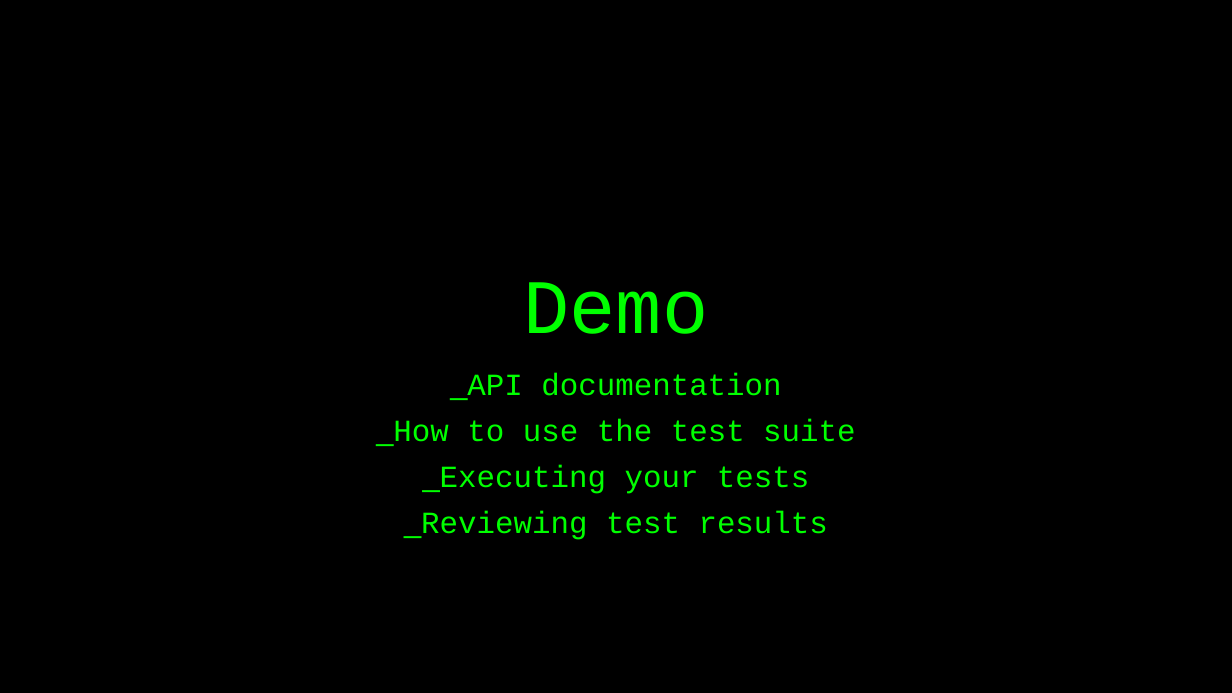
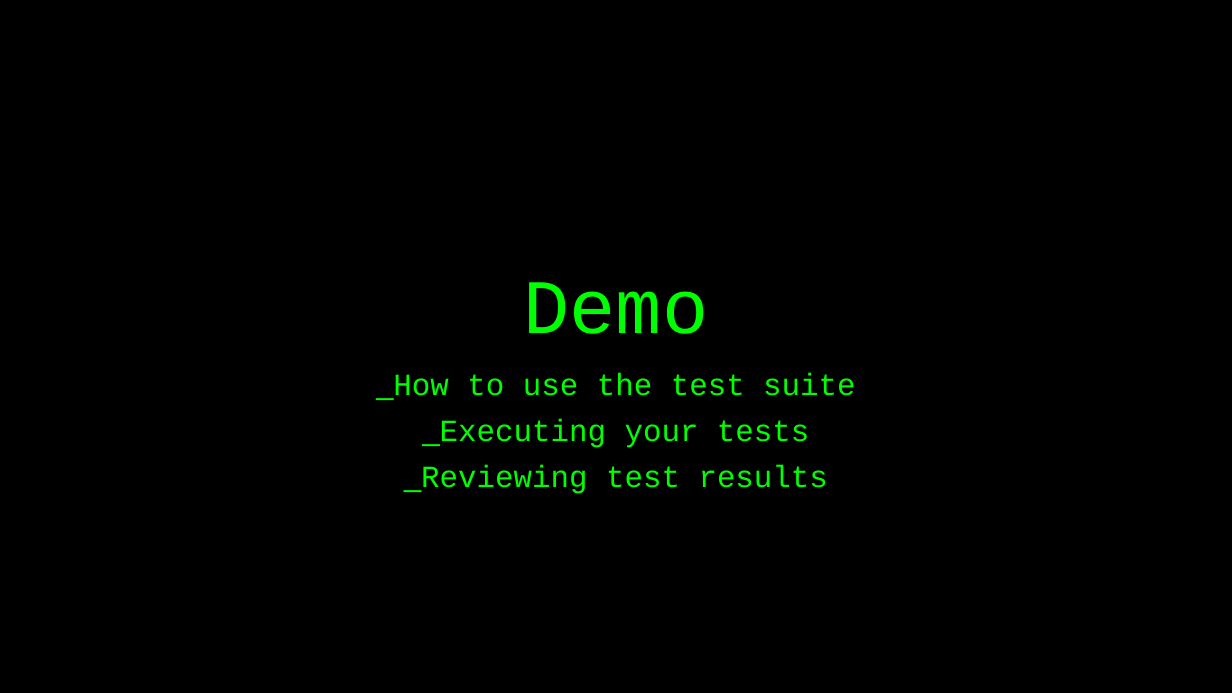
Before and after one commit to basdijkstra/rest-assured-workshop, a slide deck: slide 37 of RestAssuredWorkshop.pptx (slide 38 before the commit). Drawn at 1232x693 pixels with LibreOffice and Linux fonts; fonts in the diff are those of the drawing. Boxes give left, top, right and bottom in pixels: in the first picture for what was removed or moved away, otherwise in the second. Text is boxed around its words. In the diff, an @@ line names an element or a change of style, - is before the commit and + after.

```diff
--- a/RestAssuredWorkshop.pptx
+++ b/RestAssuredWorkshop.pptx
@@ subtitle at (x1=467, y1=373, x2=781, y2=400): paragraph removed @@
-_ API documentation
```
Also in this commit, not shown: 4 other slides changed, 1 slide removed, 2 other files.
